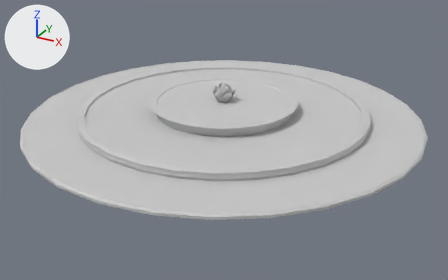
One commit to the FBX model Assets/_Gumball/Runtime/Environment/Buildings/Hero Buildings/Files/Hero_Struct_HoChiMinh_Fountain_01.FBX: the scene before it, then after it.
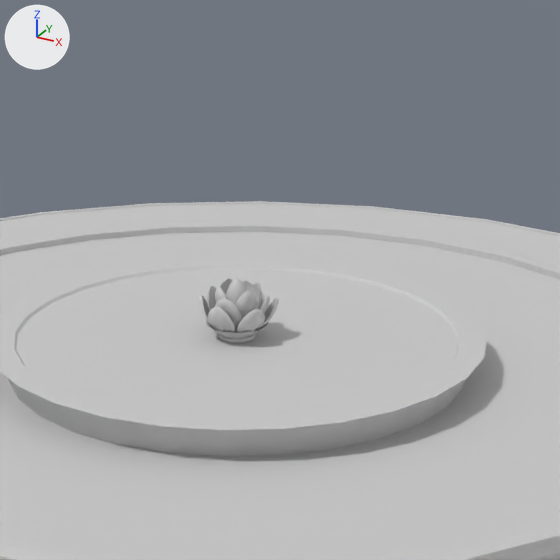
Each version appears first whole from a 50 mm lens placed at (18.05, -32.74, 14.75), pointed at (0.51, -0.86, -1.19), and next in a close-up on the part from 34% to 71% of the width and 0% to 60% of the height. Every picture has the same lights, and +X, +Y and +Z are marked at upper left. Where no turn or scale is listed for an object, it has been applied to the vertices.

The first close-up shows 'Hero_Struct_HoChiMinhFountain_Base_01', 'Hero_Struct_HoChiMinhFountain_Curb_01', 'Hero_Struct_HoChiMinhFountain_FlowerBase_01', 'Hero_Struct_HoChiMinhFountain_FlowerBrace_01', 'Hero_Struct_HoChiMinhFountain_Flower_01', 'Hero_Struct_HoChiMinhFountain_GardenBed_01', 'Hero_Struct_HoChiMinhFountain_Water_01'.
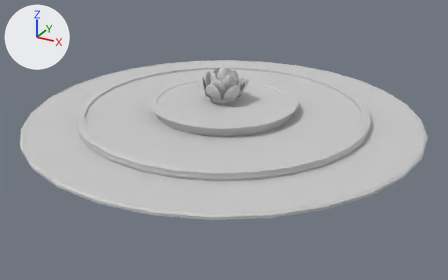
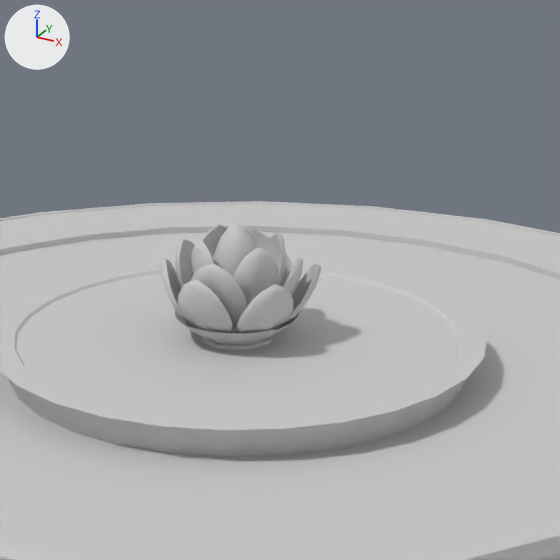
Location of each change, (x1, y1, x2, y2) in pixels of the close-ups (560 x 560 px):
```json
{"object": "Hero_Struct_HoChiMinhFountain_Flower_01", "change": "mesh rescaled, moved", "before": [199, 278, 279, 333], "after": [160, 222, 321, 340], "on screen": "100% wider, 112% taller"}
{"object": "Hero_Struct_HoChiMinhFountain_FlowerBrace_01", "change": "mesh rescaled, moved", "before": [206, 320, 268, 339], "after": [175, 309, 299, 346], "on screen": "98% wider, 90% taller"}
{"object": "Hero_Struct_HoChiMinhFountain_FlowerBase_01", "change": "mesh rescaled, moved", "before": [219, 334, 255, 343], "after": [200, 336, 271, 350]}
```

The change, as JSON lines over the scene's bpy script:
```json
{"block": "me_mesh_003", "where": "me_mesh_003.from_pydata(...)  # 33 vertices, 32 faces; spans x -0.36..0.36, y -0.36..0.36, z 0.0..1.191"}
{"block": "me_mesh_003", "where": "# used by ob_hero_struct_hochiminhfountain_flowerbase_01; location = (0.0, 0.0, 0.0)"}
{"block": "me_mesh_003", "change": "me_mesh_003 part 2: the whole mesh is scaled about the mesh origin by 2"}
{"block": "me_mesh_006", "where": "me_mesh_006.from_pydata(...)  # 48 vertices, 32 faces; spans x -0.599..0.599, y -0.599..0.599, z -0.111..0.111"}
{"block": "me_mesh_006", "where": "# used by ob_hero_struct_hochiminhfountain_flowerbrace_01; location = (0.0, 0.0, 1.3)"}
{"block": "me_mesh_006", "change": "me_mesh_006 part 1: the whole mesh is scaled about its middle by 2"}
{"block": "me_mesh_005", "where": "me_mesh_005.from_pydata(...)  # 657 vertices, 652 faces; spans x -0.687..0.739, y -0.728..0.741, z -0.028..1.091"}
{"block": "me_mesh_005", "where": "# used by ob_hero_struct_hochiminhfountain_flower_01; location = (0.0, -0.01, 1.21)"}
{"block": "me_mesh_005", "change": "me_mesh_005 part 3: the whole mesh is scaled about the mesh origin by 2"}
{"op": "set", "path": "ob_hero_struct_hochiminhfountain_flowerbase_01.location", "old": "(0.0, 0.0, 0.0)", "new": "(-0.01, 0.0, -1.21)"}
{"op": "set", "path": "ob_hero_struct_hochiminhfountain_flowerbrace_01.location", "old": "(0.0, 0.0, 1.3)", "new": "(0.0, -0.01, 1.39)"}
{"op": "set", "path": "ob_hero_struct_hochiminhfountain_flower_01.location", "old": "(0.0, -0.01, 1.21)", "new": "(-0.01, -0.01, 1.21)"}
```
